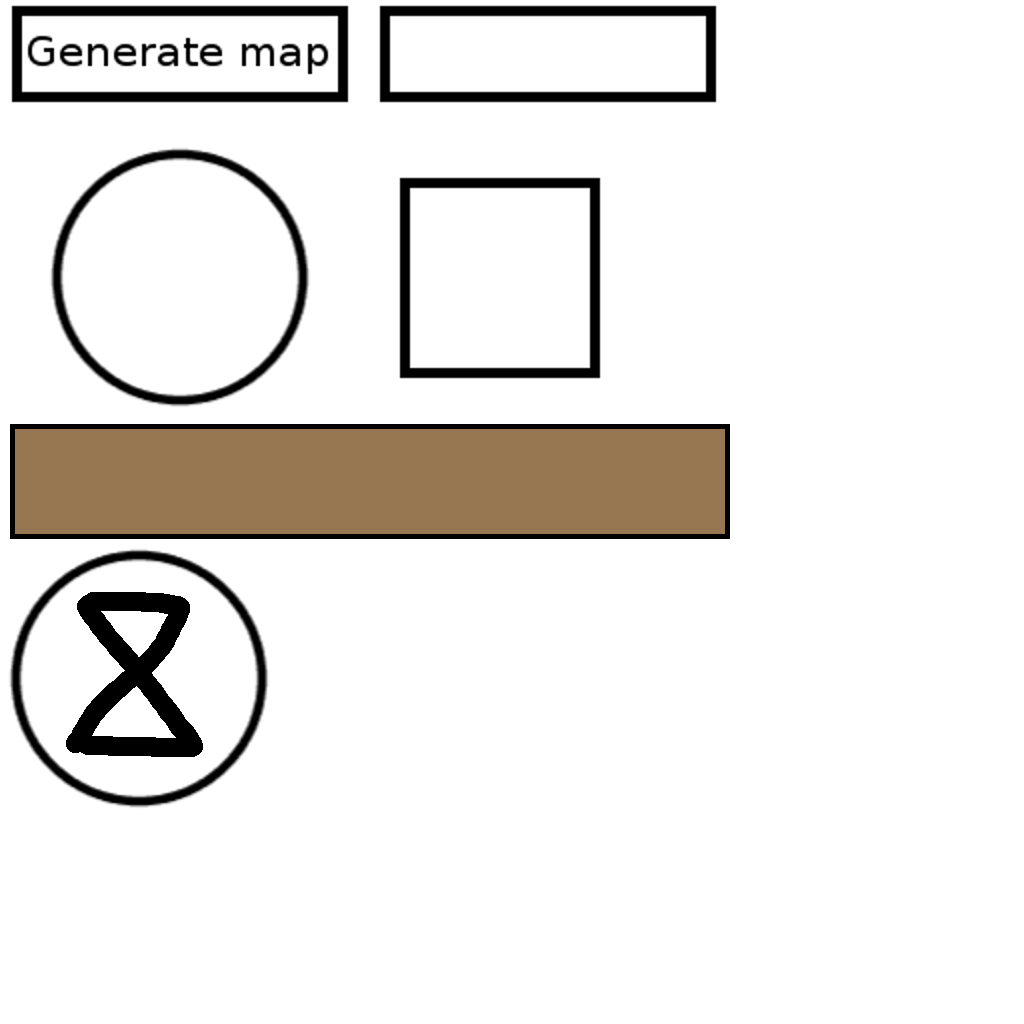
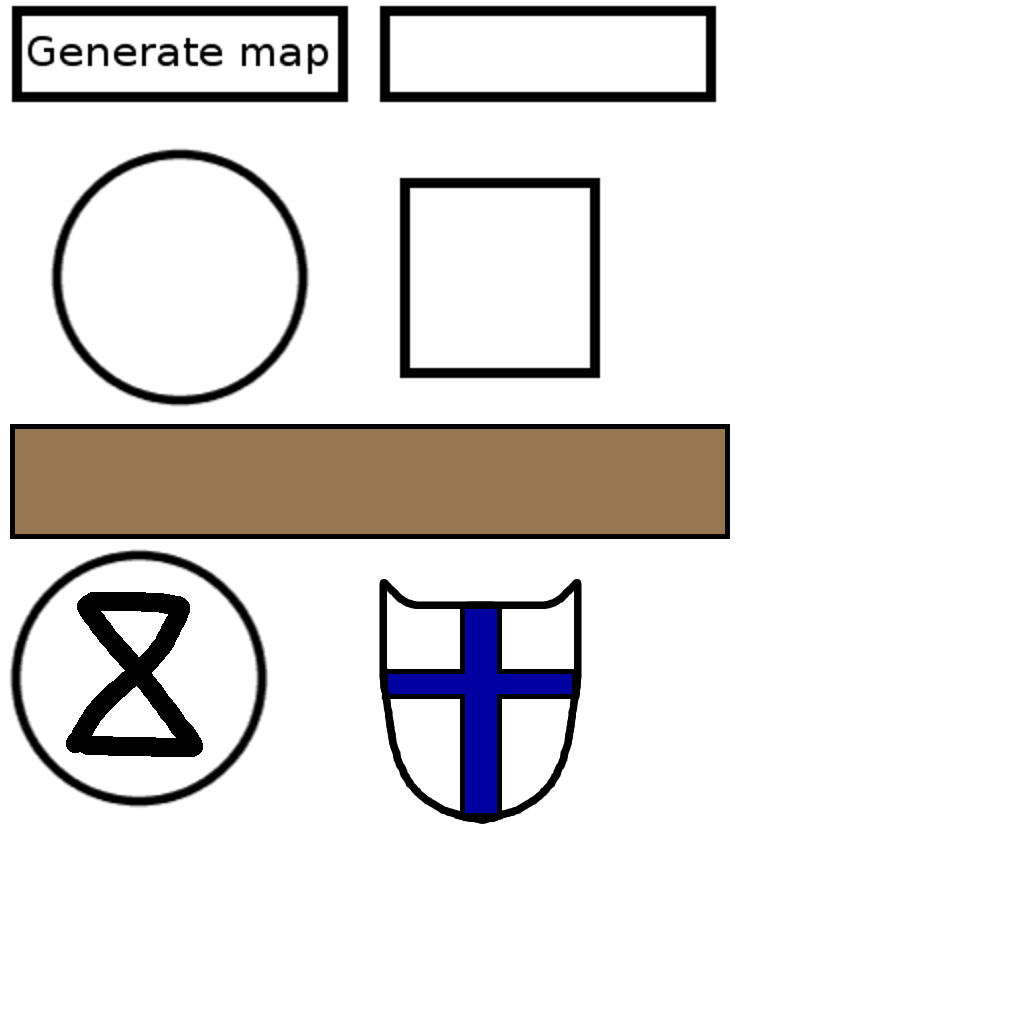
Comparing the layer stacks of the two 1024×1024 images. Changes:
painted on "UI.png" over [379, 579, 582, 824]
